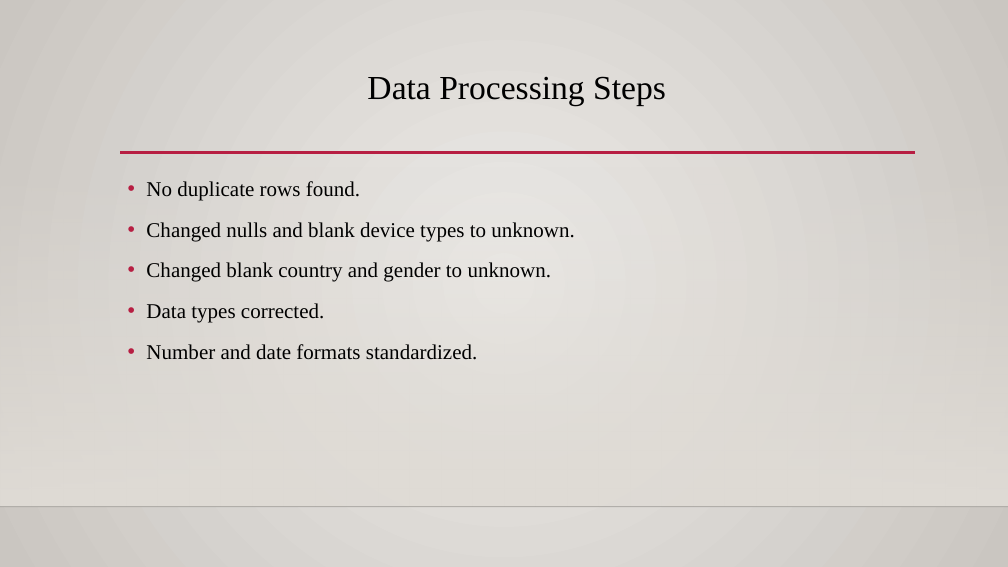
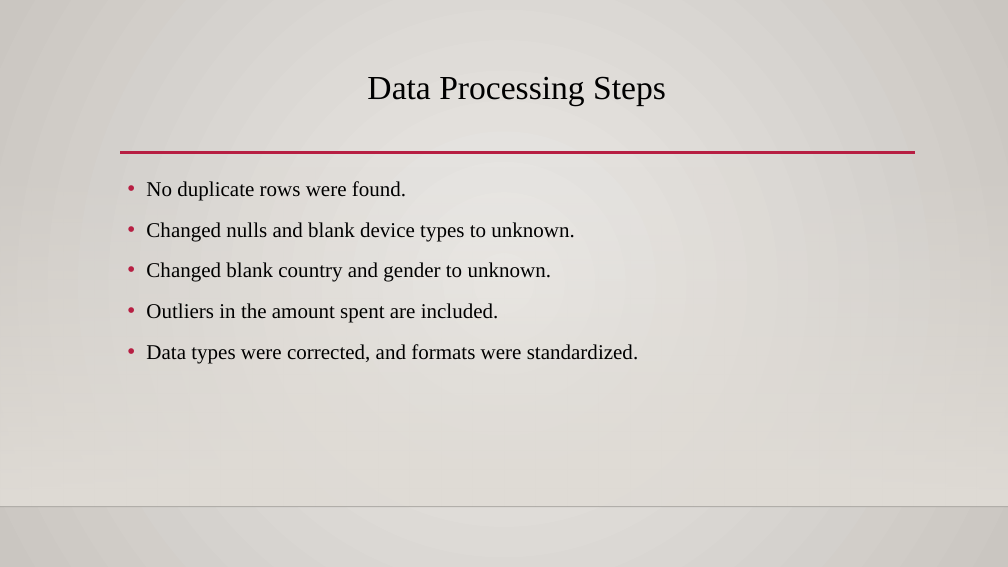
Before and after one commit to BatuSengezer/GloBox_A-B_Analysis, a slide deck: slide 3 of GloBox_A-B_Test_Presentation.pptx. Drawn at 1008x567 pixels with LibreOffice and Linux fonts; fonts in the diff are those of the drawing; background and template pictures are left out. Boxes give left, top, right and bottom in pixels: in the first picture for what was removed or moved away, otherwise in the second. Text is boxed around its words. In the diff, an @@ line names an element or a change of style, - is before the commit and + after.

```diff
--- a/GloBox_A-B_Test_Presentation.pptx
+++ b/GloBox_A-B_Test_Presentation.pptx
@@ text at [146, 181, 406, 201]: text changed @@
-• No duplicate rows found.
+• No duplicate rows were found.
@@ text at [146, 303, 638, 364]: text changed @@
-• Data types corrected.
-• Number and date formats standardized.
+• Outliers in the amount spent are included.
+• Data types were corrected, and formats were standardized.
```
Also in this commit, not shown: 5 other slides changed, 3 other files.
